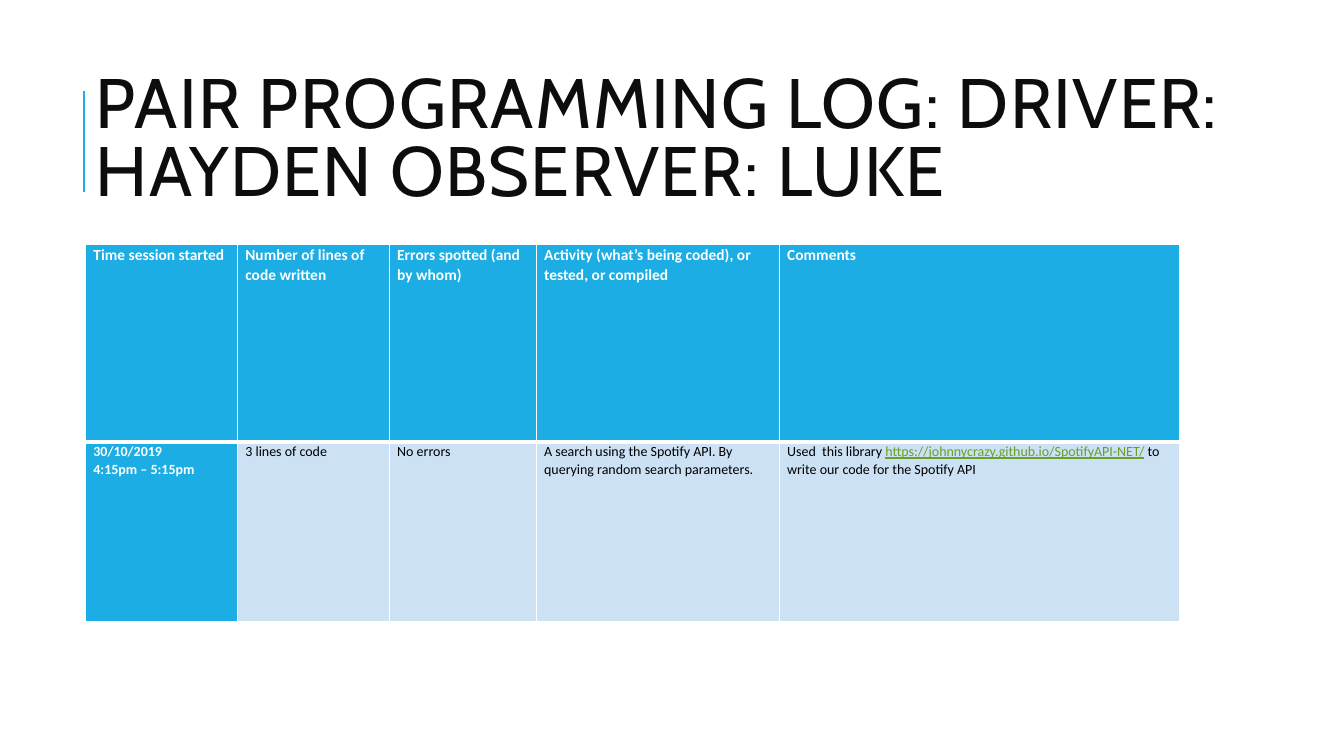
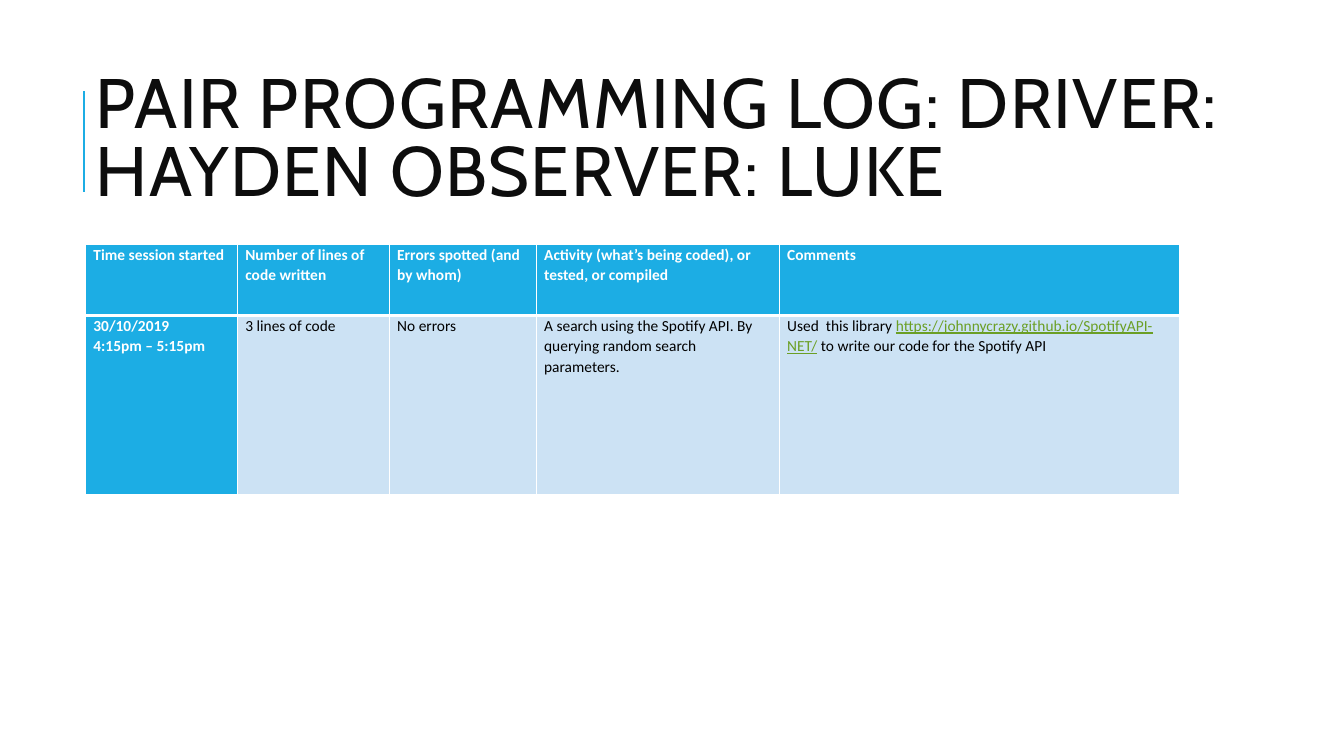
Before and after one commit to LukeTechnoUserOfficial/Software-Engineering-Project, a slide deck: slide 12 of Software Presentation.pptx (slide 10 before the commit). Drawn at 1344x756 pixels with LibreOffice and Linux fonts; fonts in the diff are those of the drawing. Boxes give left, top, right and bottom in pixels: in the first picture for what was removed or moved away, otherwise in the second. Text is boxed around its words. In the diff, an @@ line names an element or a change of style, - is before the commit and + after.

```diff
--- a/Software Presentation.pptx
+++ b/Software Presentation.pptx
@@ table at (86,245,1181,496) @@
@@ size 10 to 11 pt in "30/10/2019", "4:15pm – 5:15pm", "3 lines of code", "No errors" and 2 more places @@
```
Also in this commit, not shown: 10 other slides changed, 2 slides added, 1 slide removed.
